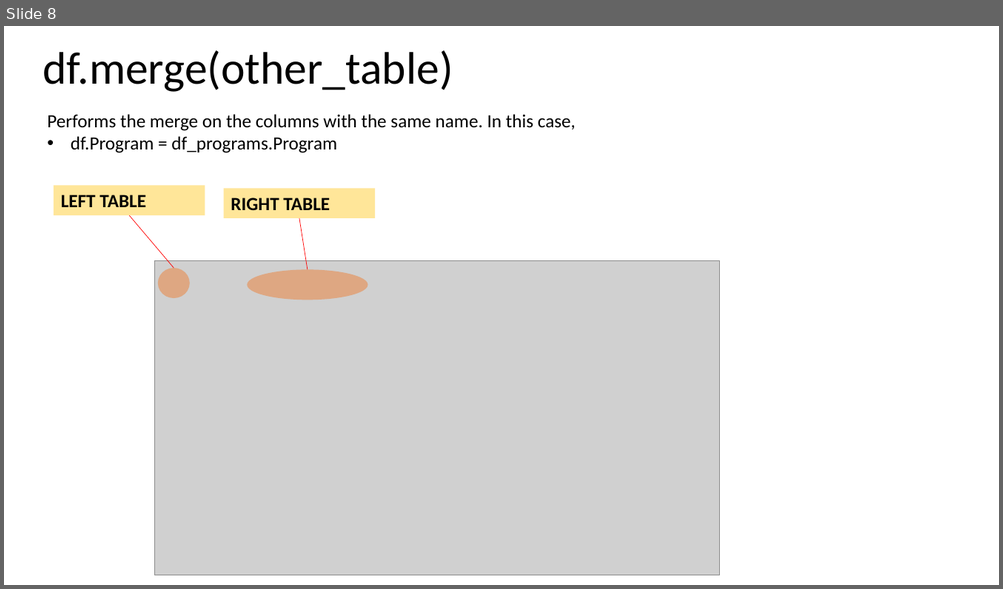
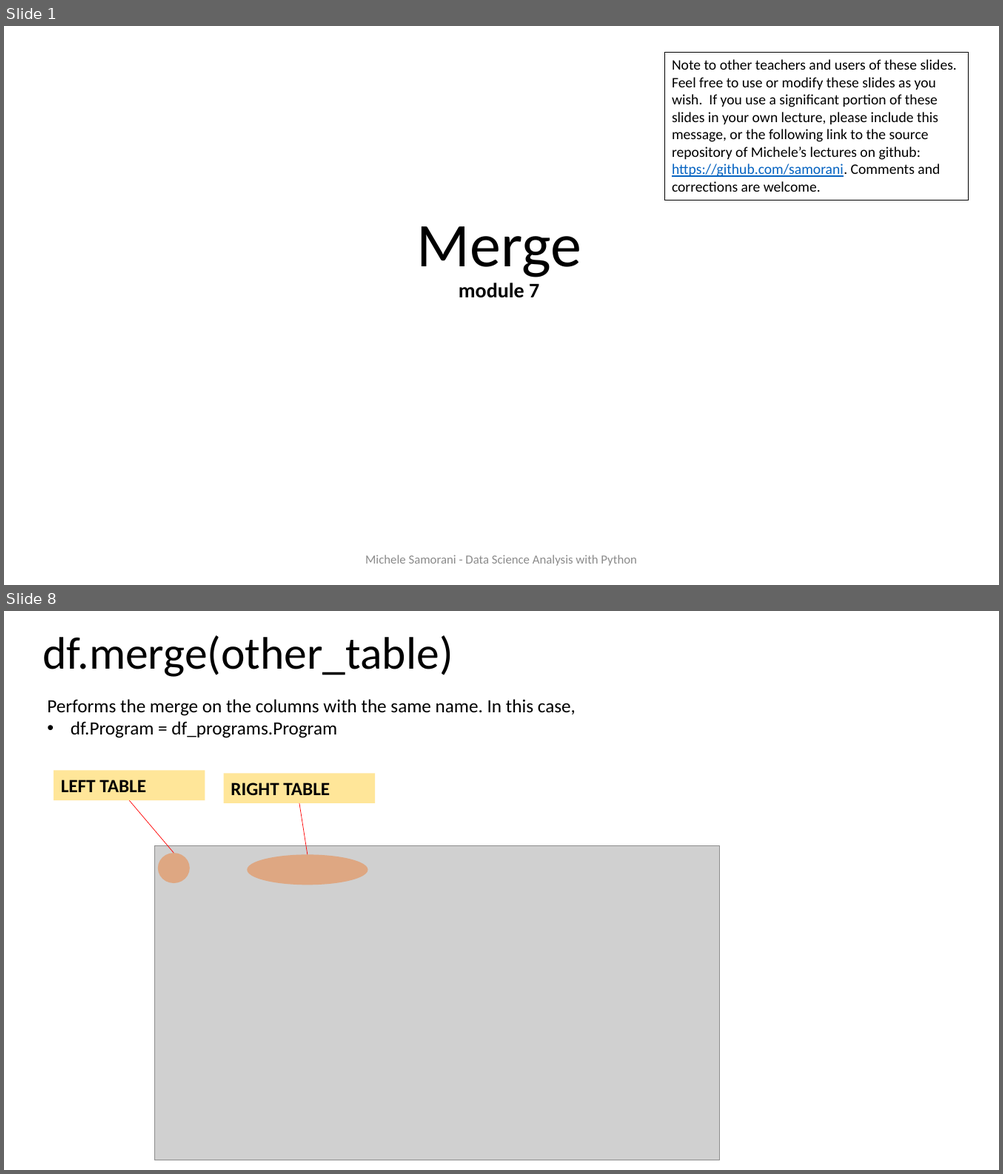
Before and after one commit to samorani/Data-Science-Analysis-with-Python, a slide deck: Module 7 -- merge/Module 7 merge.pptx. Shown one above the other, each under a label of ours: slide 8 before the commit, slides 1 and 8 after it; the slides between them are not shown. The pictures are 1003x589 and 1003x1174 pixels, drawn with LibreOffice and Linux fonts; fonts in the diff are those of the drawing; grey boxes stand for pictures. Boxes give left, top, right and bottom in pixels: in the first picture for what was removed or moved away, otherwise in the second. Text is boxed around its words. In the diff, an @@ line names an element or a change of style, - is before the commit and + after.

```diff
--- a/Module 7 -- merge/Module 7 merge.pptx
+++ b/Module 7 -- merge/Module 7 merge.pptx
@@ slide 1 added at box(4, 26, 999, 585), background #FFFFFF @@
@@ rectangle added at box(664, 52, 968, 201), outline #000000 0.75 pt, 14 pt, text #000000 @@
+Note to other teachers and users of these slides. Feel free to use or modify these slides as you wish. If you use a significant portion of these slides in your own lecture, please include this message, or the following link to the source repository of Michele’s lectures on github:
+https://github.com/samorani. Comments and corrections are welcome.
@@ title added at box(417, 227, 581, 298), 20 pt, text #000000, bold @@
+Merge
+module 7
@@ text added at box(365, 555, 636, 566), 12 pt, text #8C8C8C @@
+Michele Samorani - Data Science Analysis with Python
```
Also in this commit, not shown: 16 slides changed, 1 slide removed, 1 other file.
